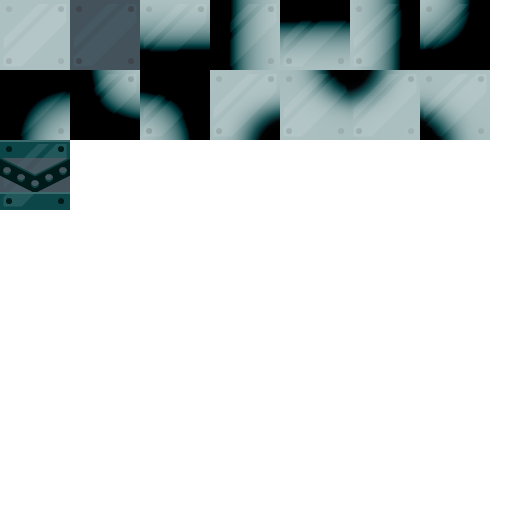
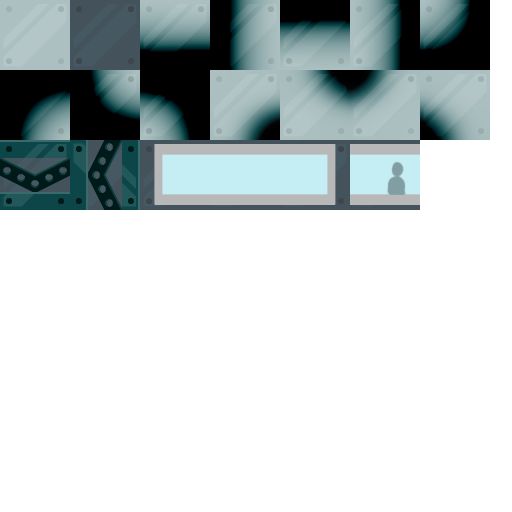
Layers edited between the first and the second 512px x 512px image:
added layer "Layer 21" above "Layer 20" over [350, 140, 420, 210]
added layer "Layer 20" above "Layer 19" over [280, 140, 350, 210]
added layer "Layer 19" above "Layer 18" over [210, 140, 280, 210]
added layer "Layer 18" above "Layer 17" over [140, 140, 210, 210]
painted on "Layer 17" over [70, 140, 140, 210]
